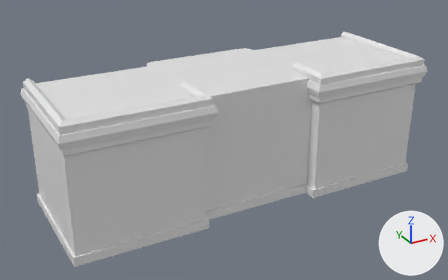
Before and after pictures for a commit that changed the Blender file Assets/Eriks3D/Lumine 3D/Cash register/register.blend.
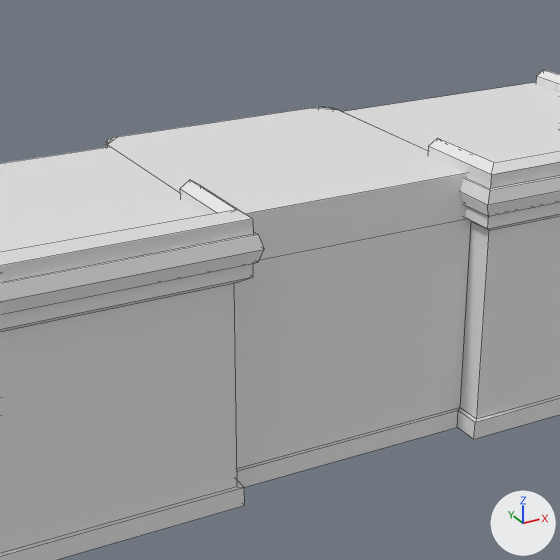
Each version is shown whole from a camera (50 mm lens) standing at (-4.66, -8.21, 4.99) and looking at (-0.19, -0.09, 0.93), then close up on the part from 22% to 79% of the width and 0% to 90% of the height. The lights are fixed; the arrows at lower right show +X, +Y and +Z. The close-ups show mesh edges as thin lines.
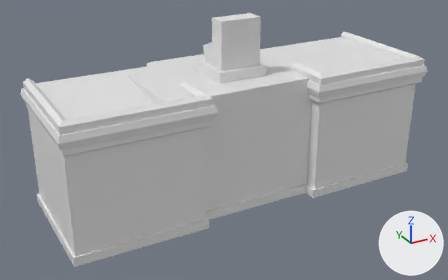
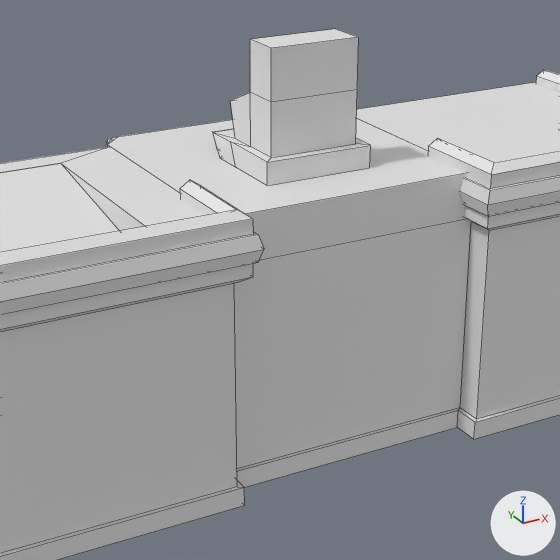
Where the change shows, as pixel boxes (x1, y1, x2, y2) in the close-ups (560 x 560 px):
'Cube.003', added: after (212, 29, 371, 186)
part 1 of me_cube, built on: (0, 147, 204, 252) in both

Edits to the bpy script that builds the scene:
```text
Change me_cube:
    used by ob_cube; location = (0.0, 0.0, 0.0)
    remove me_cube.from_pydata(...)  # 80 vertices, 69 faces; spans x -3.04..3.04, y -1.03..1.23, z 0.0..2.0
    add me_cube.from_pydata(...)  # 88 vertices, 77 faces; spans x -3.04..3.04, y -1.03..1.23, z 0.0..2.0
    me_cube part 1
    1 face is deleted
    8 vertices are added at x -2.54..-1.46, y -0.8..0.8, z 1.74..2.0
    9 new faces join them
Add me_cube_003:
    me_cube_003.from_pydata(...)  # 36 vertices, 34 faces; spans x -0.367..0.367, y -0.367..0.582, z 0.0..0.95
Add ob_cube_003:
    ob_cube_003 = bpy.data.objects.new('Cube.003', me_cube_003)
    ob_cube_003.location = (0.0, 0.0, 2.0)
    ob_cube_003.scale = (1.12, 0.967, 0.967)
```
